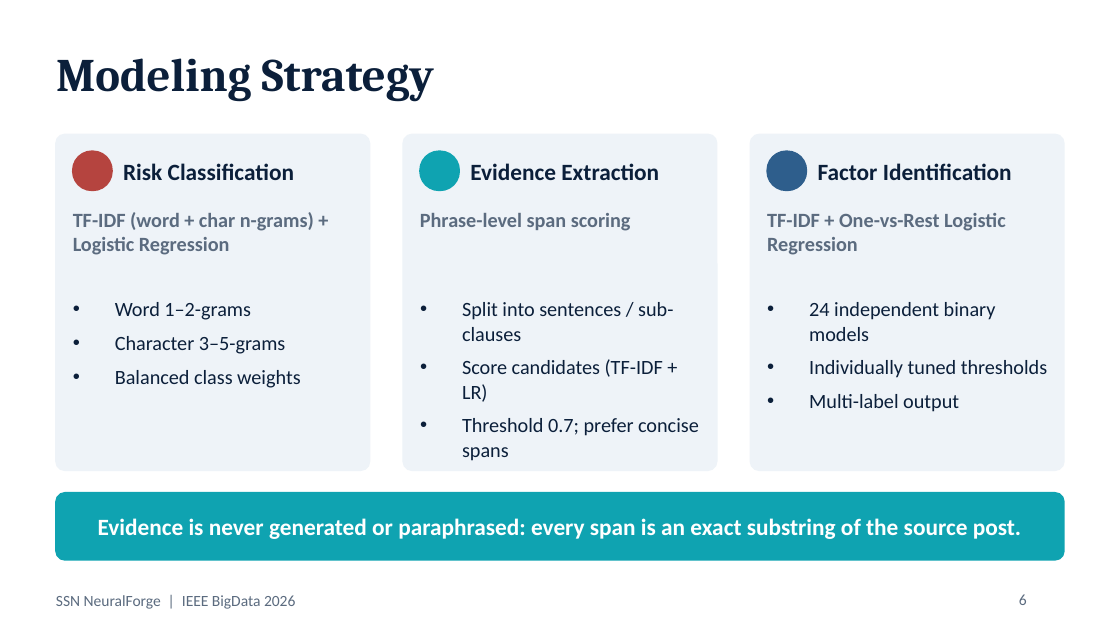
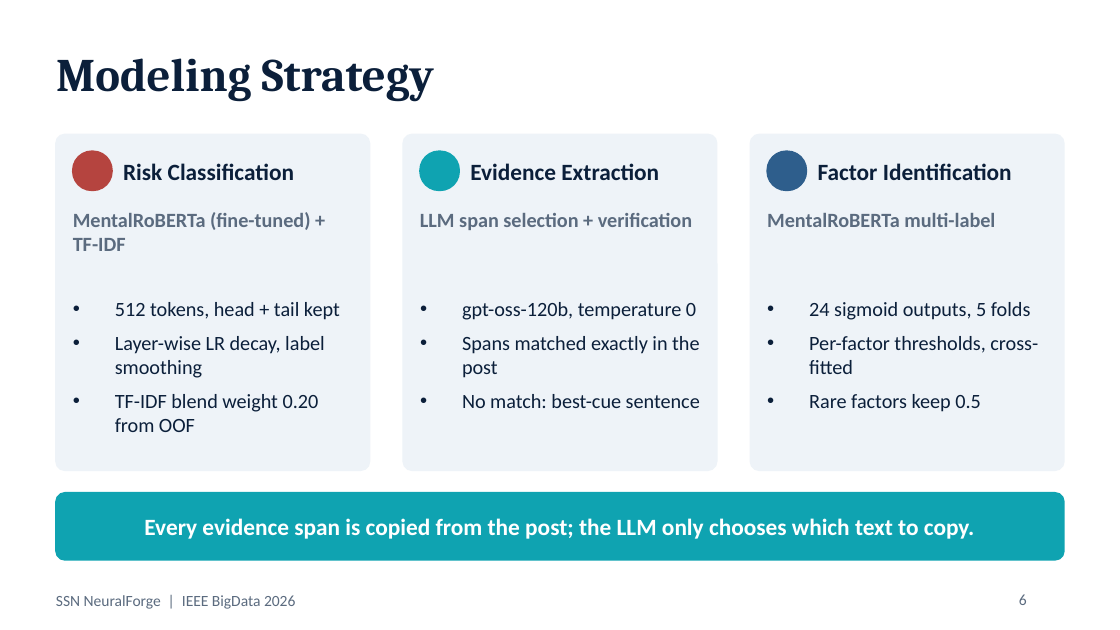
Before and after one commit to Akash231005/Explainable-Suicide-Risk-Detection, a slide deck: slide 6 of report/SSN_NeuralForge_IEEE_BigData_2026.pptx. Drawn at 1120x630 pixels with LibreOffice and Linux fonts; fonts in the diff are those of the drawing. Boxes give left, top, right and bottom in pixels: in the first picture for what was removed or moved away, otherwise in the second. Text is boxed around its words. In the diff, an @@ line names an element or a change of style, - is before the commit and + after.

```diff
--- a/report/SSN_NeuralForge_IEEE_BigData_2026.pptx
+++ b/report/SSN_NeuralForge_IEEE_BigData_2026.pptx
@@ text at (x1=73, y1=212, x2=311, y2=251): text changed @@
-TF-IDF (word + char n-grams) + Logistic Regression
+MentalRoBERTa (fine-tuned) + TF-IDF
@@ text at (x1=420, y1=213, x2=692, y2=230): text changed @@
-Phrase-level span scoring
+LLM span selection + verification
@@ text at (x1=767, y1=213, x2=995, y2=227): text changed @@
-TF-IDF + One-vs-Rest Logistic Regression
+MentalRoBERTa multi-label
@@ text at (x1=115, y1=302, x2=340, y2=432): text changed @@
-• Word 1–2-grams
-• Character 3–5-grams
-• Balanced class weights
+• 512 tokens, head + tail kept
+• Layer-wise LR decay, label smoothing
+• TF-IDF blend weight 0.20 from OOF
@@ text at (x1=462, y1=302, x2=700, y2=408): text changed @@
-• Split into sentences / sub-clauses
-• Score candidates (TF-IDF + LR)
-• Threshold 0.7; prefer concise spans
+• gpt-oss-120b, temperature 0
+• Spans matched exactly in the post
+• No match: best-cue sentence
@@ text at (x1=809, y1=302, x2=1038, y2=412): text changed @@
-• 24 independent binary models
-• Individually tuned thresholds
-• Multi-label output
+• 24 sigmoid outputs, 5 folds
+• Per-factor thresholds, cross-fitted
+• Rare factors keep 0.5
@@ text in rounded rectangle at (x1=144, y1=518, x2=974, y2=539): text changed @@
-Evidence is never generated or paraphrased: every span is an exact substring of the source post.
+Every evidence span is copied from the post; the LLM only chooses which text to copy.
```
Also in this commit, not shown: 9 other slides changed, 3 slides added, 2 slides removed, 4 other files.
